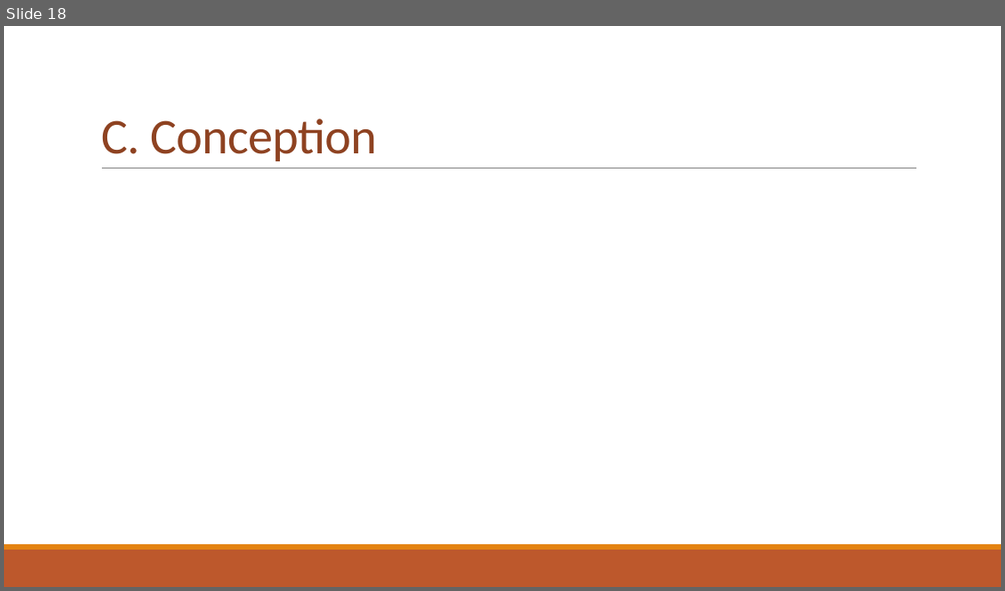
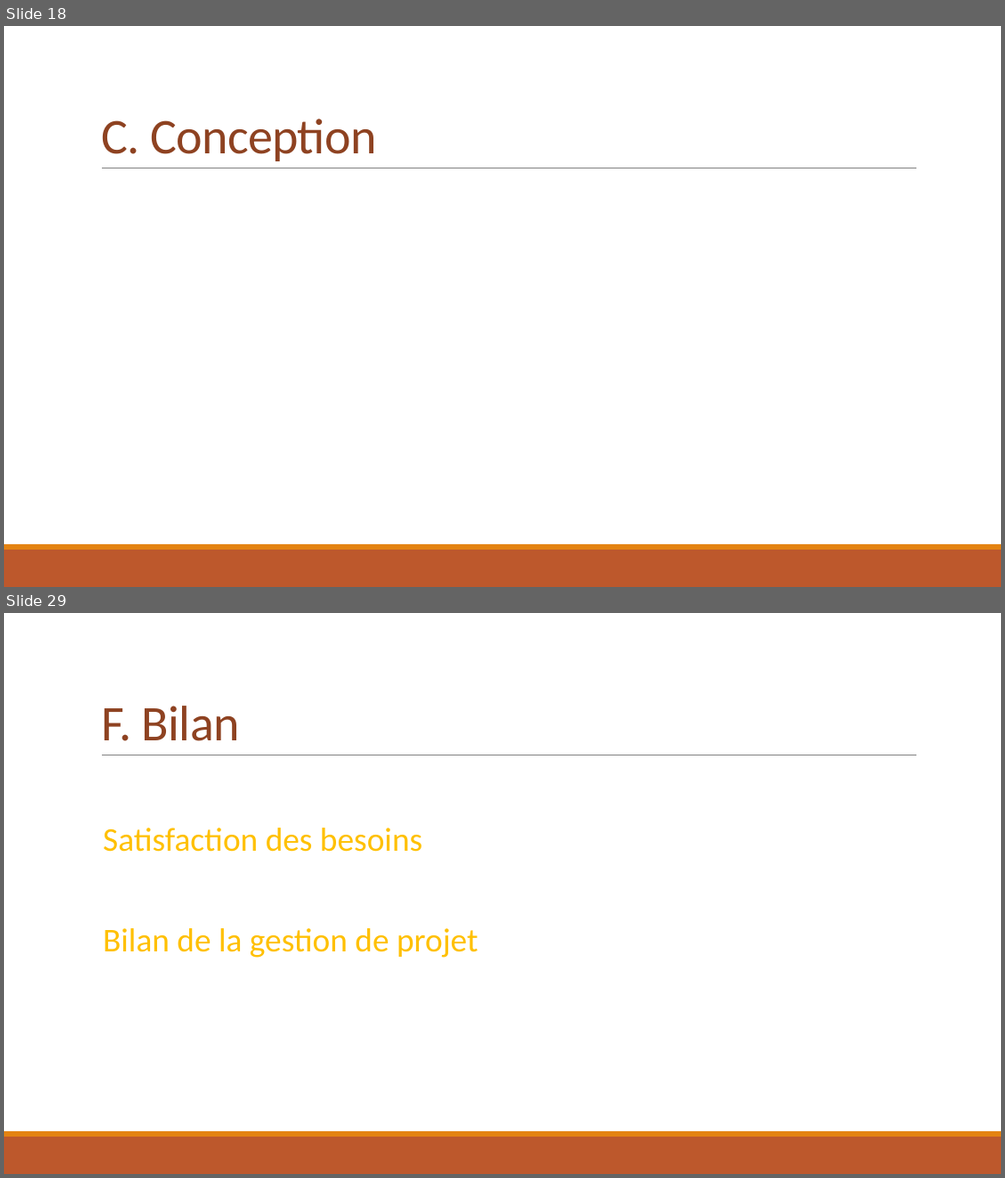
Before and after one commit to Vinvin2/Calculatrice, a slide deck: ProjetS2/PresentationProjetS2.pptx. Shown one above the other, each under a label of ours: slide 18 before the commit, slides 18 and 29 after it; the slides between them are not shown. The pictures are 1005x591 and 1005x1178 pixels, drawn with LibreOffice and Linux fonts; fonts in the diff are those of the drawing. Boxes give left, top, right and bottom in pixels: in the first picture for what was removed or moved away, otherwise in the second. Text is boxed around its words. In the diff, an @@ line names an element or a change of style, - is before the commit and + after.

```diff
--- a/ProjetS2/PresentationProjetS2.pptx
+++ b/ProjetS2/PresentationProjetS2.pptx
@@ slide 29 added at box(4, 613, 1001, 1174), background #FFFFFF; not listed: 3 template elements that a slide beside it also shows @@
@@ title added at box(101, 706, 240, 741), 48 pt, text #8E4221 @@
+F. Bilan
@@ text added at box(103, 827, 478, 957), 32 pt, text #FFC000 @@
+        Satisfaction des besoins
+        Bilan de la gestion de projet
```
Also in this commit, not shown: 10 other slides added, 1 slide removed.
